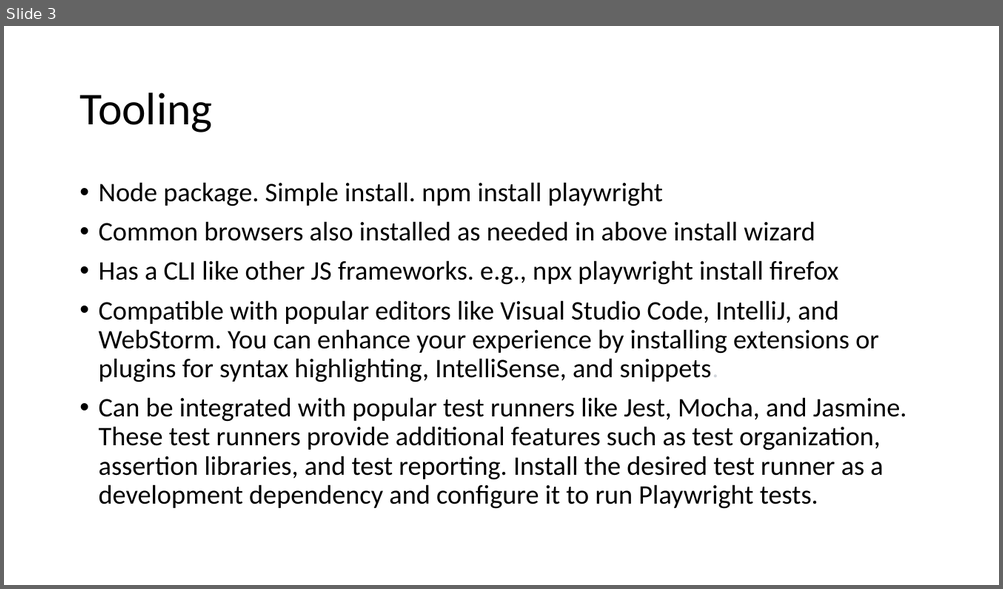
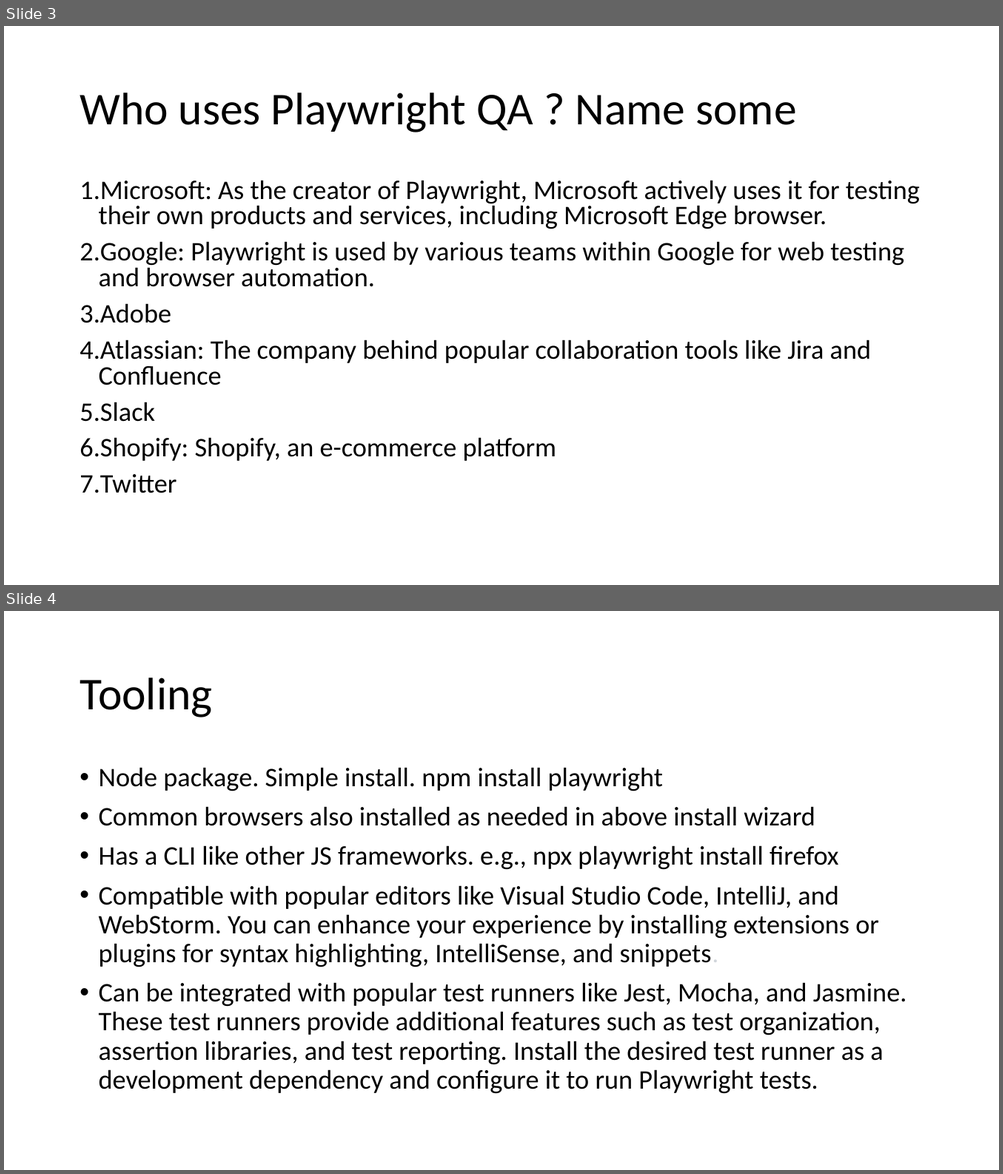
Before and after one commit to umesh-prabhu/demo1, a slide deck: playwr-ppt.pptx. Shown one above the other, each under a label of ours: slide 3 before the commit, slides 3 and 4 after it. The pictures are 1003x589 and 1003x1174 pixels, drawn with LibreOffice and Linux fonts; fonts in the diff are those of the drawing. Boxes give left, top, right and bottom in pixels: in the first picture for what was removed or moved away, otherwise in the second. Text is boxed around its words. In the diff, an @@ line names an element or a change of style, - is before the commit and + after.

```diff
--- a/playwr-ppt.pptx
+++ b/playwr-ppt.pptx
@@ slide 3 added at box(4, 26, 999, 585), background #FFFFFF @@
@@ title added at box(79, 93, 796, 133), 44 pt, text #000000 @@
+Who uses Playwright QA ? Name some
@@ text added at box(79, 180, 919, 494), 25.9 pt, text #000000 @@
+1. Microsoft: As the creator of Playwright, Microsoft actively uses it for testing their own products and services, including Microsoft Edge browser.
+2. Google: Playwright is used by various teams within Google for web testing and browser automation.
+3. Adobe
+4. Atlassian: The company behind popular collaboration tools like Jira and Confluence
+5. Slack
+6. Shopify: Shopify, an e-commerce platform
+7. Twitter
@@ what was slide 3 is now slide 4 @@
```
Also in this commit, not shown: 3 slides changed, 10 other files.
